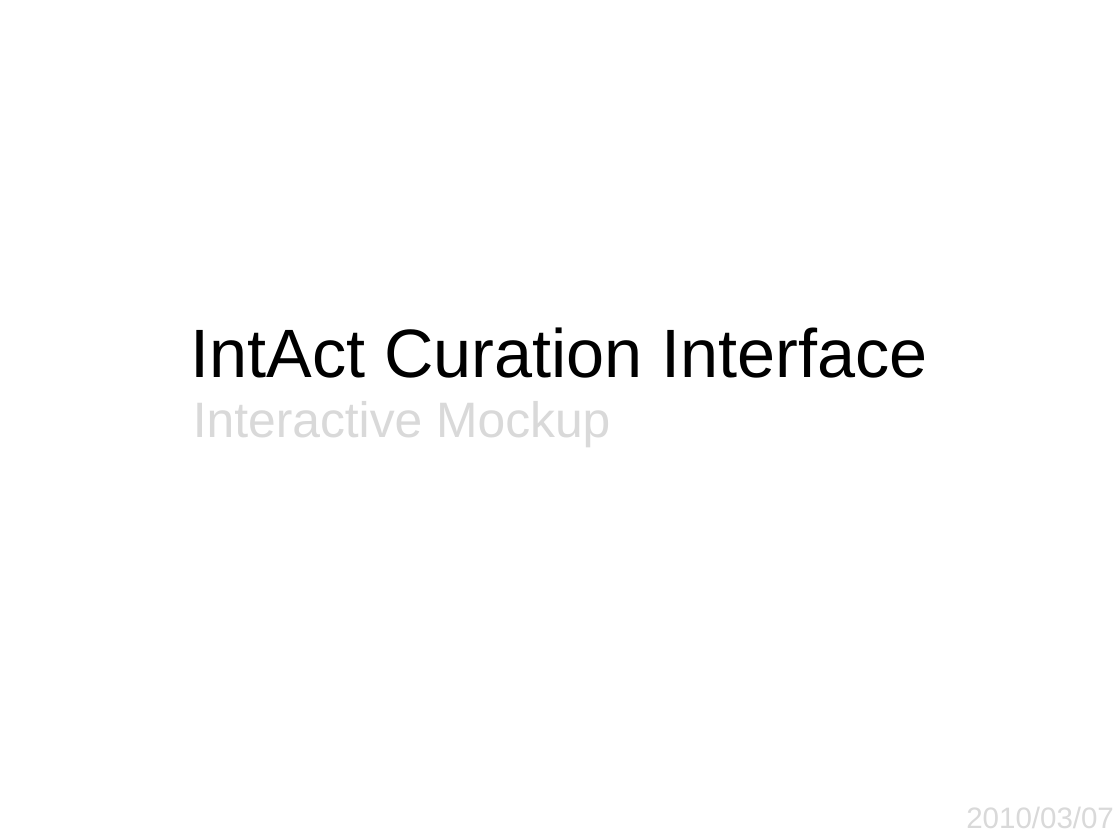
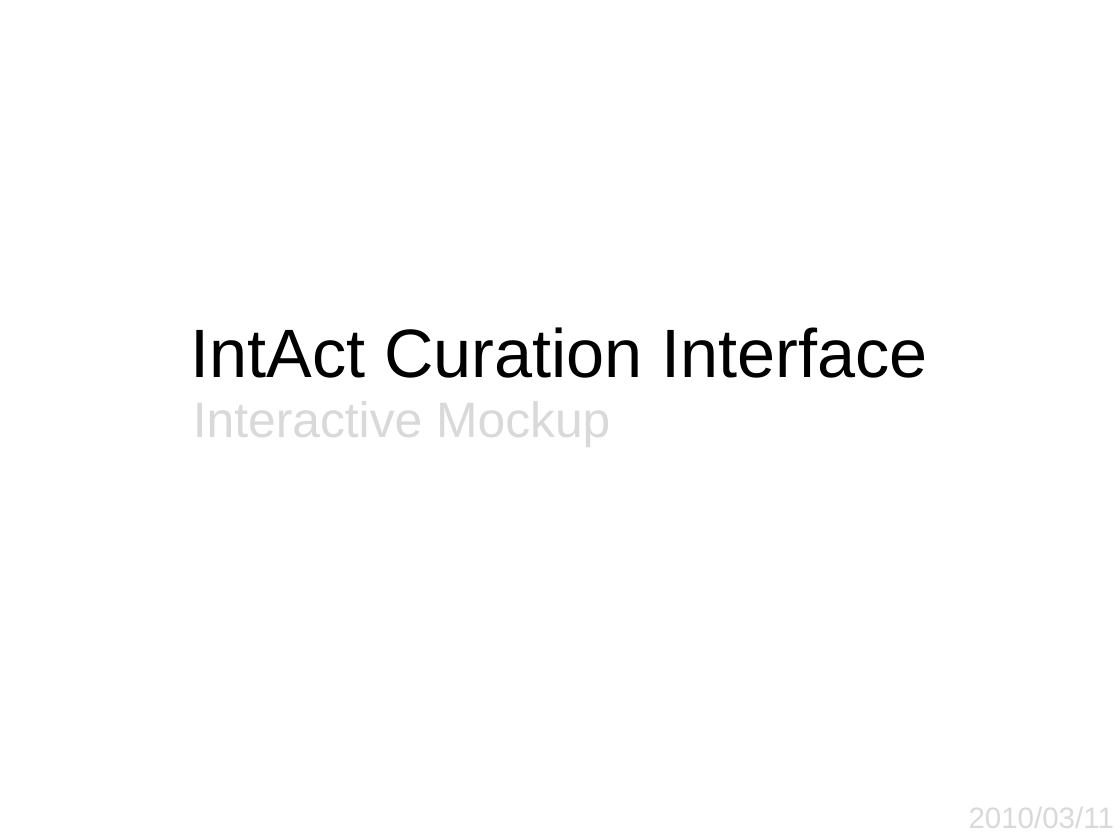
Before and after one commit to EBI-IntAct/intact, a slide deck: slide 1 of wiki/presentations/Editor-InteractiveMockups-IMEx.ppt. Drawn at 1120x840 pixels with LibreOffice and Linux fonts; fonts in the diff are those of the drawing. Boxes give left, top, right and bottom in pixels: in the first picture for what was removed or moved away, otherwise in the second. Text is boxed around its words. In the diff, an @@ line names an element or a change of style, - is before the commit and + after.

```diff
--- a/wiki/presentations/Editor-InteractiveMockups-IMEx.ppt
+++ b/wiki/presentations/Editor-InteractiveMockups-IMEx.ppt
@@ text at (x1=969, y1=802, x2=1114, y2=835): text changed @@
-2010/03/07
+2010/03/11
```
Also in this commit, not shown: 3 other slides changed, 1 slide added, 1 other file.
